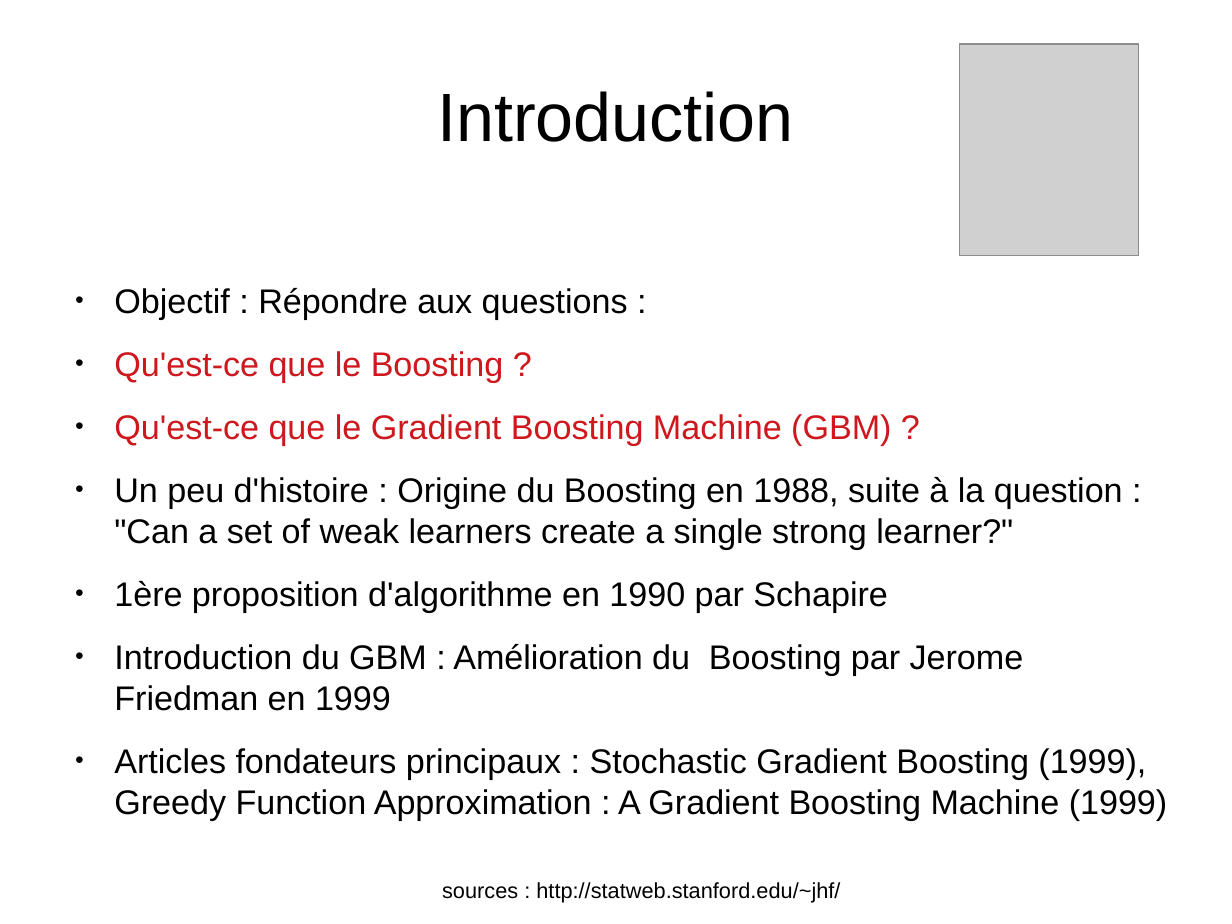
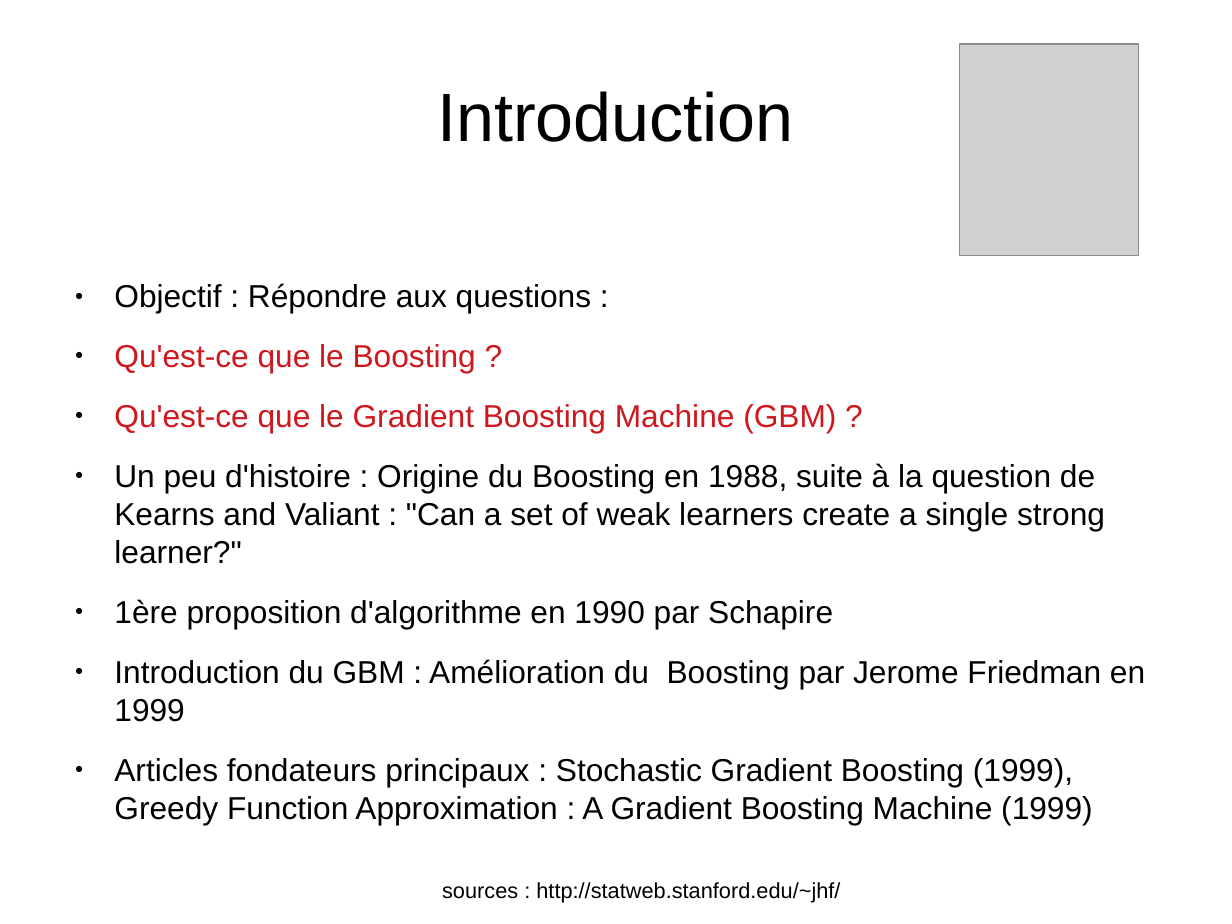
Before and after one commit to kad15/GBM, a slide deck: slide 3 of GBM_kad.odp. Drawn at 1232x924 pixels with LibreOffice and Linux fonts; fonts in the diff are those of the drawing; grey boxes stand for pictures; background and template pictures are left out. Boxes give left, top, right and bottom in pixels: in the first picture for what was removed or moved away, otherwise in the second. Text is boxed around its words. In the diff, an @@ line names an element or a change of style, - is before the commit and + after.

```diff
--- a/GBM_kad.odp
+++ b/GBM_kad.odp
@@ text at box(114, 283, 1145, 824): size 22 to 20.4 pt in "Objectif : Répondre aux questions :", "Qu'est-ce que le Boosting ?", "Qu'est-ce que le Gradient Boosting Machine (GBM) ...", "1ère proposition d'algorithme en 1990 par Schapire" and 2 more places @@
@@ text at box(114, 463, 1105, 564): text changed; size 22 to 20.4 pt @@
-● Un peu d'histoire : Origine du Boosting en 1988, suite à la question : "Can a set of weak learners create a single strong learner?"
+● Un peu d'histoire : Origine du Boosting en 1988, suite à la question de Kearns and Valiant : "Can a set of weak learners create a single strong learner?"
```
Also in this commit, not shown: 3 other slides changed, 1 slide removed.
